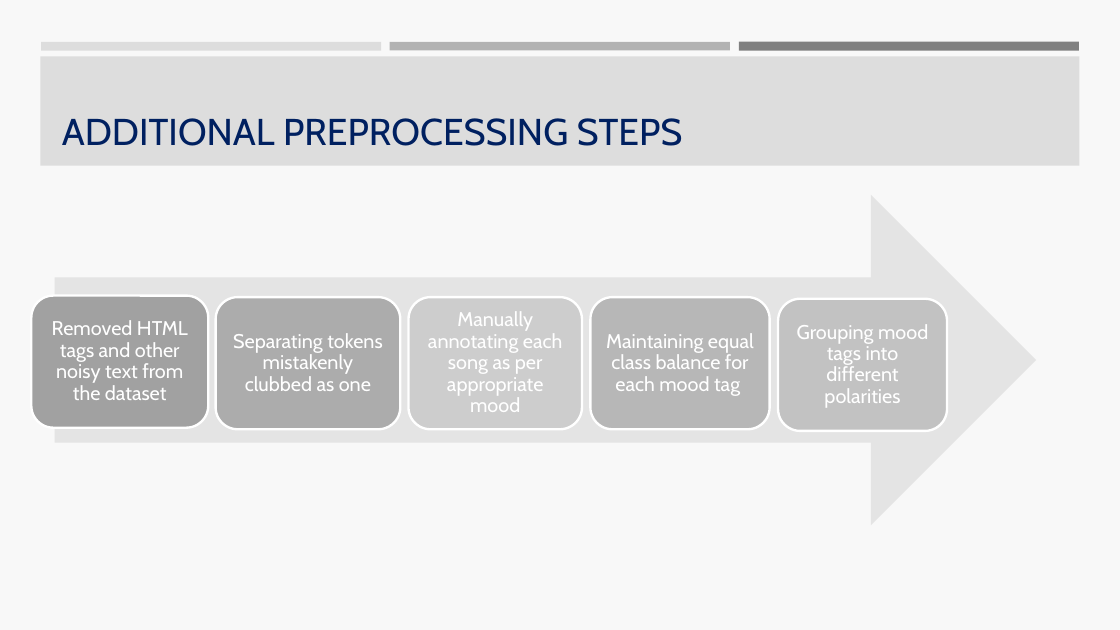
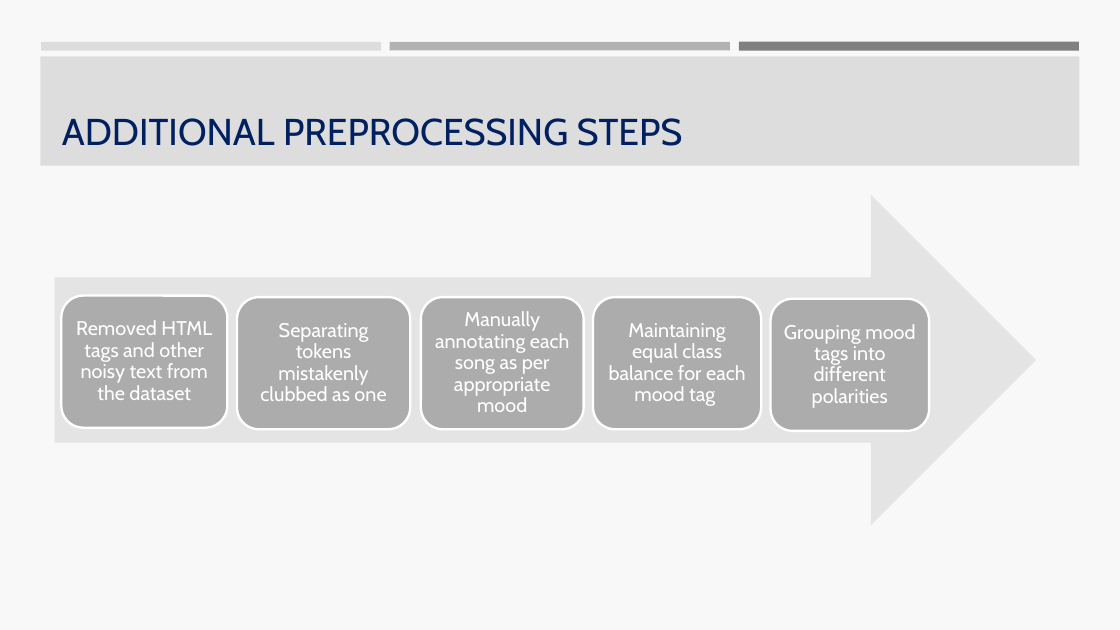
Before and after one commit to SnehalAdsule/CSCI544_Lyrics-Sentimental-Analysis-and-Mood-Classification, a slide deck: slide 8 of nlpproject.pptx (slide 6 before the commit). Drawn at 1120x630 pixels with LibreOffice and Linux fonts; fonts in the diff are those of the drawing. Boxes give left, top, right and bottom in pixels: in the first picture for what was removed or moved away, otherwise in the second. Text is boxed around its words. In the diff, an @@ line names an element or a change of style, - is before the commit and + after.

```diff
--- a/nlpproject.pptx
+++ b/nlpproject.pptx
@@ rounded rectangle: place and size @@
-rounded rectangle at (31, 296, 208, 428)
+rounded rectangle at (61, 296, 228, 428)
@@ rounded rectangle at (61, 296, 228, 428): fill #A2A2A2 to #ADADAD @@
@@ rounded rectangle: place and size @@
-rounded rectangle at (216, 297, 401, 429)
+rounded rectangle at (237, 297, 410, 429)
@@ rounded rectangle: place and size @@
-rounded rectangle at (408, 297, 582, 429)
+rounded rectangle at (421, 297, 584, 429)
@@ rounded rectangle at (421, 297, 584, 429): fill #CECECE to #ADADAD @@
@@ rounded rectangle: place and size @@
-rounded rectangle at (591, 297, 770, 429)
+rounded rectangle at (593, 297, 761, 429)
@@ rounded rectangle at (593, 297, 761, 429): fill #B8B8B8 to #ADADAD @@
@@ rounded rectangle: place and size @@
-rounded rectangle at (778, 299, 947, 431)
+rounded rectangle at (770, 299, 929, 431)
@@ rounded rectangle at (770, 299, 929, 431): fill #C3C3C3 to #ADADAD @@
@@ text "Removed HTML tags and other ...": place and size @@
-text "Removed HTML tags and other ..." at (52, 320, 188, 400)
+text "Removed HTML tags and other ..." at (76, 320, 212, 400)
@@ text "Separating tokens mistakenly clubbed as ..." rewrapped from (233, 333, 382, 391) to (260, 323, 386, 401) @@
@@ text "Manually annotating each song as ...": place and size @@
-text "Manually annotating each song as ..." at (428, 311, 562, 412)
+text "Manually annotating each song as ..." at (435, 311, 569, 412)
@@ text "Maintaining equal class balance for ..." rewrapped from (606, 333, 754, 396) to (609, 323, 745, 406) @@
@@ text "Grouping mood tags into different ...": place and size @@
-text "Grouping mood tags into different ..." at (797, 324, 928, 408)
+text "Grouping mood tags into different ..." at (784, 324, 915, 408)
```
Also in this commit, not shown: 6 other slides changed, 4 slides added, 1 slide removed.
